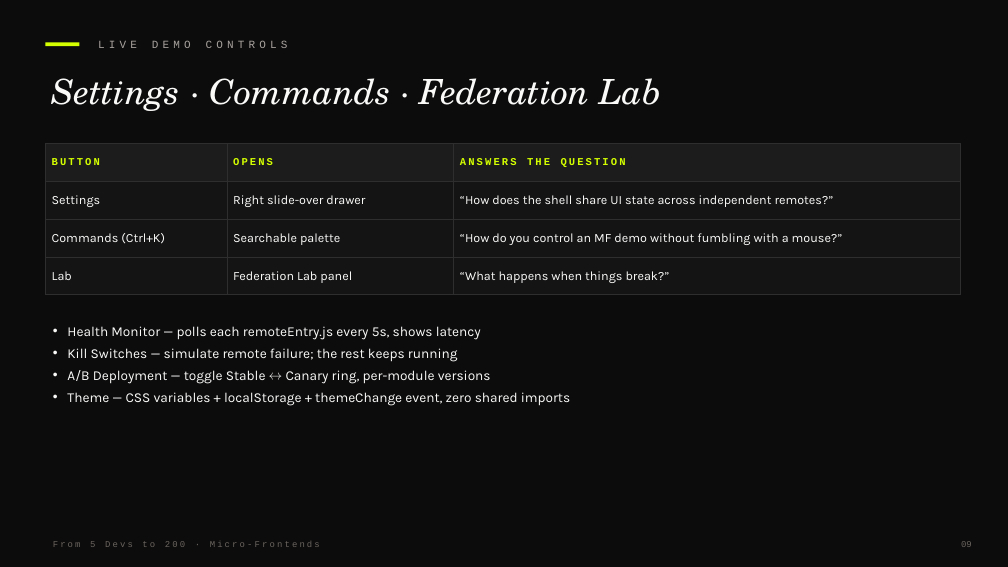
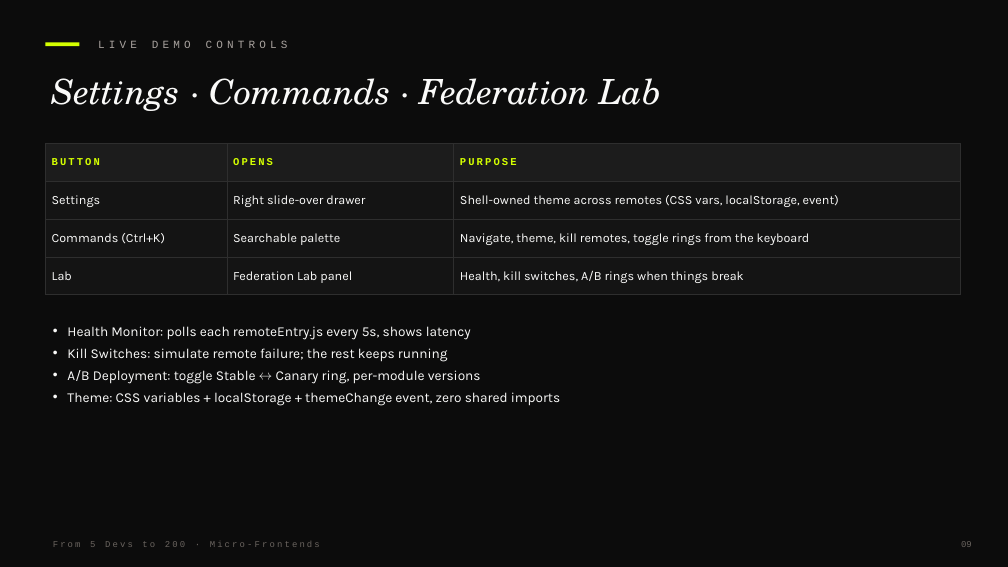
Before and after one commit to devlinduldulao/module-federation-demo, a slide deck: slide 9 of presentation/SLIDES.pptx. Drawn at 1008x567 pixels with LibreOffice and Linux fonts; fonts in the diff are those of the drawing. Boxes give left, top, right and bottom in pixels: in the first picture for what was removed or moved away, otherwise in the second. Text is boxed around its words. In the diff, an @@ line names an element or a change of style, - is before the commit and + after.

```diff
--- a/presentation/SLIDES.pptx
+++ b/presentation/SLIDES.pptx
@@ table at (45,144,960,287) @@
-row 1, column 3: ANSWERS THE QUESTION
+row 1, column 3: PURPOSE
-row 2, column 3: “How does the shell share UI state across independent remotes?”
+row 2, column 3: Shell-owned theme across remotes (CSS vars, localStorage, event)
-row 3, column 3: “How do you control an MF demo without fumbling with a mouse?”
+row 3, column 3: Navigate, theme, kill remotes, toggle rings from the keyboard
-row 4, column 3: “What happens when things break?”
+row 4, column 3: Health, kill switches, A/B rings when things break
@@ text at (67,326,560,406): text changed @@
-• Health Monitor — polls each remoteEntry.js every 5s, shows latency
-• Kill Switches — simulate remote failure; the rest keeps running
-• A/B Deployment — toggle Stable ↔ Canary ring, per-module versions
-• Theme — CSS variables + localStorage + themeChange event, zero shared imports
+• Health Monitor: polls each remoteEntry.js every 5s, shows latency
+• Kill Switches: simulate remote failure; the rest keeps running
+• A/B Deployment: toggle Stable ↔ Canary ring, per-module versions
+• Theme: CSS variables + localStorage + themeChange event, zero shared imports
```
Also in this commit, not shown: 15 other slides changed, 7 other files.
